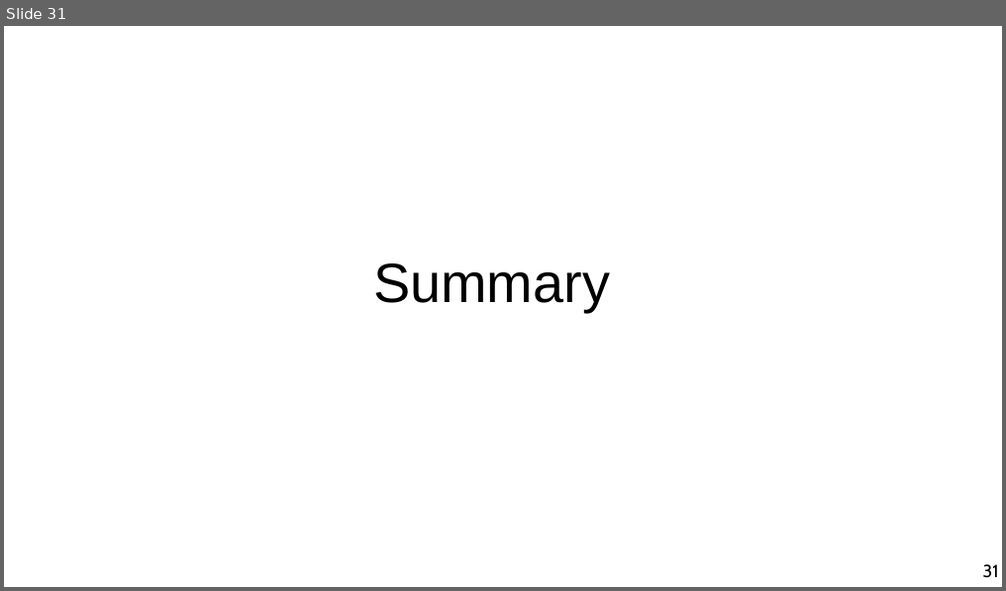
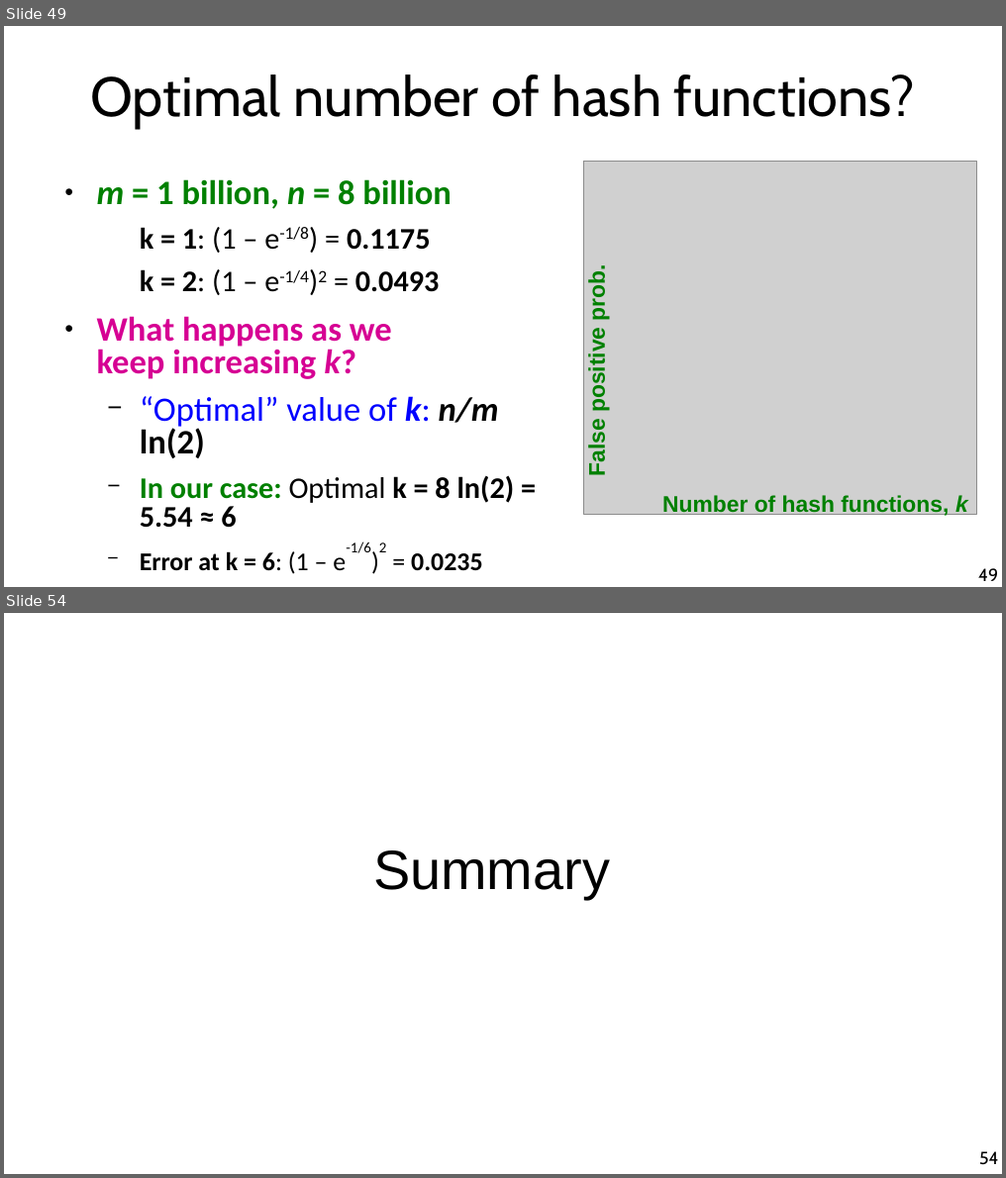
Before and after one commit to chatox/data-mining-course, a slide deck: theory/tt10_streaming.odp. Shown one above the other, each under a label of ours: slide 31 before the commit, slides 49 and 54 after it; the slides between them are not shown. The pictures are 1006x591 and 1006x1178 pixels, drawn with LibreOffice and Linux fonts; fonts in the diff are those of the drawing; grey boxes stand for pictures. Boxes give left, top, right and bottom in pixels: in the first picture for what was removed or moved away, otherwise in the second. Text is boxed around its words. In the diff, an @@ line names an element or a change of style, - is before the commit and + after.

```diff
--- a/theory/tt10_streaming.odp
+++ b/theory/tt10_streaming.odp
@@ slide 49 added at [4,26,1002,587], background #FFFFFF @@
@@ title added at [90,75,915,129], 44 pt, text #000000 @@
+Optimal number of hash functions?
@@ picture added at [584,162,976,515] @@
@@ text added at [97,179,515,574], 27.2 pt, text #000000, bold @@
+● m = 1 billion, n = 8 billion
+  k = 1: (1 – e-1/8) = 0.1175
+  k = 2: (1 – e-1/4)2 = 0.0493
+● What happens as we
+  keep increasing k?
+  − “Optimal” value of k: n/m ln(2)
+  − In our case: Optimal k = 8 ln(2) = 5.54 ≈ 6
+  − Error at k = 6: (1 – e-1/6)2 = 0.0235
@@ text added at [584,272,610,475], 18 pt, text #008000, bold @@
+False positive prob.
@@ text added at [662,495,968,518], 18 pt, text #008000, bold @@
+Number of hash functions, k
@@ page number added at [978,569,998,581], 14 pt, text #000000 @@
+49
@@ what was slide 31 is now slide 54 @@
@@ page number at [979,1152,999,1165]: text changed @@
-31
+54
```
Also in this commit, not shown: 2 slides changed, 22 other slides added.
